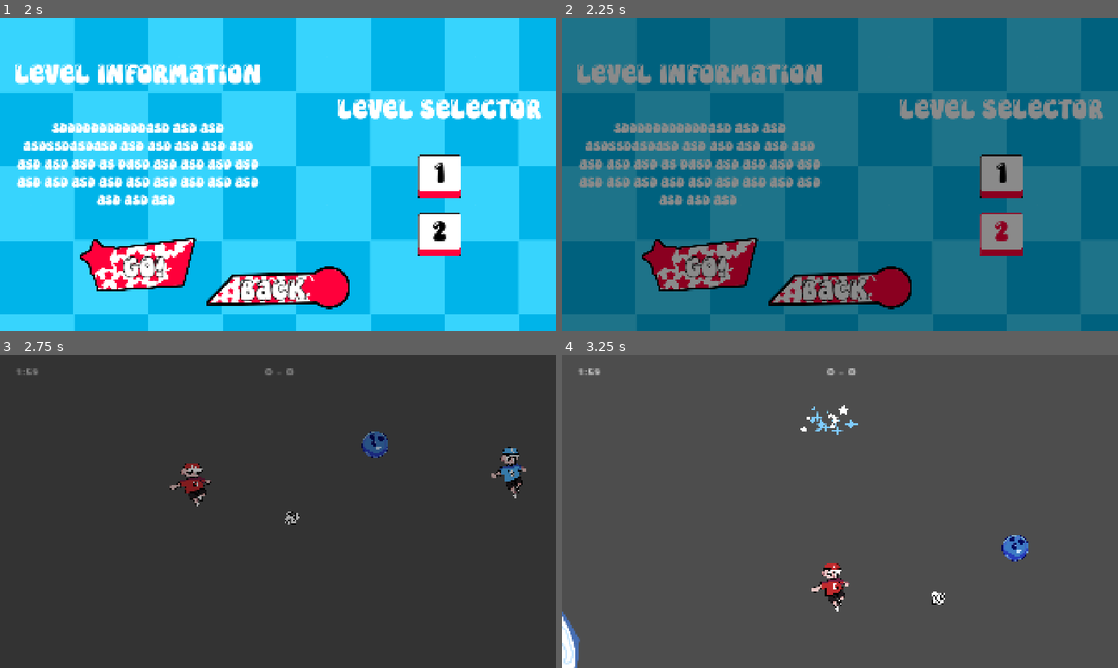
Above: before the commit, frames 1-4 (two rows, left to right).
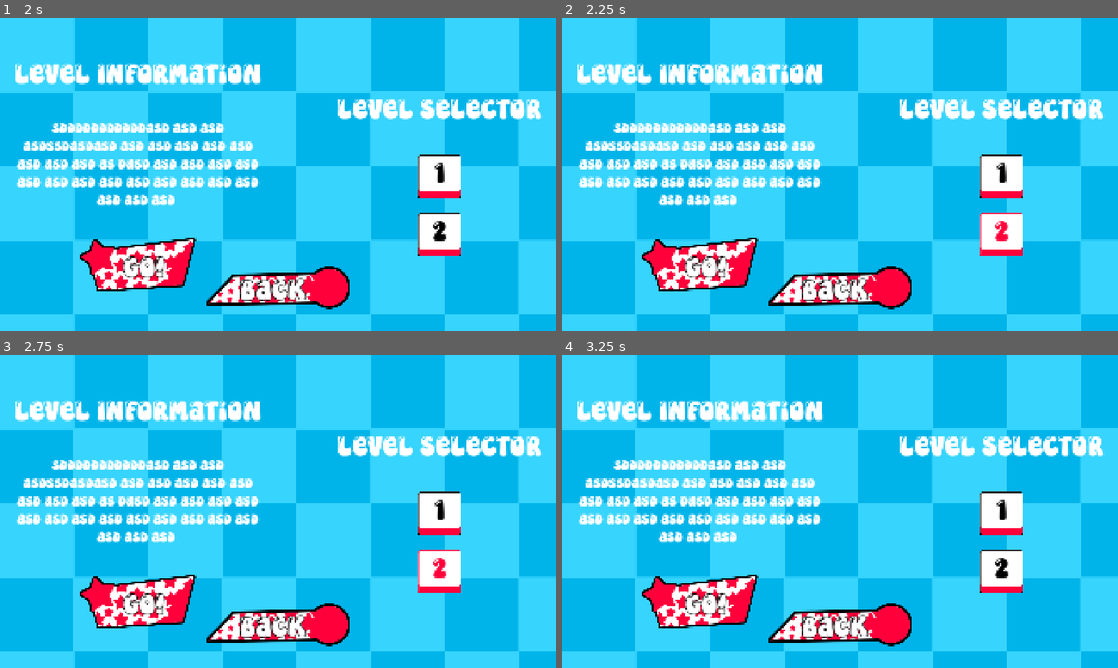
Above: after the commit, the same moments.

Repository: GuiDev-bit/Winter-Game-Jam
Game: Godot game, scene res://scenes/ui/main_menu.tscn
The game is run twice, just before and just after one commit, with the same random seed, the same clock (stepped at 60 frames per second) and the same inputs.
Inputs (mouse positions are in pixels of both pictures, inside the frame that each line leads up to):
- Up to frame 1 (2 s): click "Start" at 0.5 s; click "1" at 1.25 s
- Up to frame 2 (2.25 s): click "2" at 2 s
- Up to frame 3 (2.75 s): no input
- Up to frame 4 (3.25 s): click (701, 602) at 2.75 s, where only the run after the commit has a clickable "GO!"

Frame 1 is identical in both runs. In frame 2, 99% of the frame differs, in the area x 0-100%, y 0-100%; in frame 3, 100%; in frame 4, 100%.
Error after the commit: Invalid assignment of property or key 'text' with value of type 'String' on a base object of type 'null instance'. (res://script/ui/level_selector.gd:14)

Commit message:
what i have to doo xd

Diff:
--- a/project.godot
+++ b/project.godot
@@ -26,6 +26,7 @@
 
 GameManager="*res://script/manager/game_manager.gd"
 MatchManager="*uid://coaoeinnbyog8"
+Stormmanager="*uid://bvwlwgnqci2kr"
 AiManager="*uid://cnw0c8yukfane"
 LevelManager="*uid://tdhtb5yio6f6"
 AudioManager="*res://script/manager/audio_manager.gd"
--- a/scenes/ui/level_selector.tscn
+++ b/scenes/ui/level_selector.tscn
@@ -81,7 +81,7 @@
 text = "Level Information"
 horizontal_alignment = 1
 
-[node name="Label2" type="Label" parent="PanelContainer/MarginContainer/Level Info" unique_id=760927917]
+[node name="DesciptionLabel" type="Label" parent="PanelContainer/MarginContainer/Level Info" unique_id=760927917]
 layout_mode = 2
 theme_override_font_sizes/font_size = 50
 text = "sdddddddddddasd asd asd asdssdasdasd asd asd asd asd asd asd asd asd as dasd asd asd asd asd asd asd asd asd asd asd asd asd asd asd asd asd "
--- a/script/Ressources/level1.tres
+++ b/script/Ressources/level1.tres
@@ -5,5 +5,8 @@
 
 [resource]
 script = ExtResource("1_i3xlq")
+level_name = "Été"
+level_description = "Pas de tempête, parfait pour débuter !"
 map_scene = ExtResource("1_po2n0")
+max_storm_level = 0
 metadata/_custom_type_script = "uid://dftm4j2bj838b"
--- a/script/Ressources/level2.tres
+++ b/script/Ressources/level2.tres
@@ -5,7 +5,9 @@
 
 [resource]
 script = ExtResource("1_201j5")
-level_name = "Niveau 2"
+level_name = "Hiver"
+level_description = "La tempête arrive... bonne chance !"
 map_scene = ExtResource("1_57l3u")
+max_storm_level = 2
 canon_count = 1
 metadata/_custom_type_script = "uid://dftm4j2bj838b"
--- a/script/ball/ball.gd
+++ b/script/ball/ball.gd
@@ -51,7 +51,8 @@
 	# --- puissance adaptative selon l’angle vertical ---
 	var vertical_factor = abs(dir.y)  # 0 = horizontal, 1 = vertical
 	var adjusted_force = lerp(force, force * 0.55, vertical_factor)
-
+	# Applique le multiplicateur de tempête
+	adjusted_force *= Stormmanager.ball_force_multiplier
 	stop_ball_movement()
 	physics_material_override.bounce = 1.0
 	apply_impulse(dir * adjusted_force)
--- a/script/manager/LevelManager.gd
+++ b/script/manager/LevelManager.gd
@@ -7,6 +7,10 @@
 	current_level_data = level_data
 	# On change de scène pour charger la map définie dans la ressource
 	AiManager.enemies.clear()
+	# Configure le storm manager avec le niveau max autorisé
+	Stormmanager.setup(level_data.max_storm_level)
+	# Lance le jeu
+	GameManager.start_game()
 	Transition.change_scene_packed(level_data.map_scene)
 
 func _initialize_level_spawner():
--- a/script/manager/Stormmanager.gd
+++ b/script/manager/Stormmanager.gd
@@ -65,6 +65,7 @@
 			ball_force_multiplier = STORM_MULTIPLIER
 			print("Temps écoulé (", time_elapsed, "s) -> La tempête commence (STORM) !")
 		StormState.EXTREME:
+			ball_force_multiplier = EXTREME_MULTIPLIER
 			print("Temps écoulé (", time_elapsed, "s) -> C'est la fin du monde (EXTREME) !")
 
 	# On avertit tout le reste du jeu que la tempête a changé
--- a/script/ui/level_selector.gd
+++ b/script/ui/level_selector.gd
@@ -1,13 +1,17 @@
 extends Control
+
+@onready var description_label : Label = $DescriptionLabel  # adapte le chemin
 
 func _on_button_pressed() -> void:
 	GameManager.reset()
 	var level_data = load("res://script/Ressources/level1.tres")
+	description_label.text = level_data.level_name + "\n" + level_data.level_description
 	LevelManager.load_level(level_data)
 
 func _on_button_2_pressed() -> void:
 	GameManager.reset()
 	var level_data = load("res://script/Ressources/level2.tres")
+	description_label.text = level_data.level_name + "\n" + level_data.level_description
 	LevelManager.load_level(level_data)
 
 func _on_back_pressed() -> void:
Binary file added: assets/hud/icon/D.png
Not shown, added: assets/hud/icon/D.png.import
Binary file added: assets/hud/icon/Q.png
Not shown, added: assets/hud/icon/Q.png.import
Binary file added: assets/hud/icon/Z.png
Not shown, added: assets/hud/icon/Z.png.import
Binary file added: assets/hud/icon/clic_droit.png
Not shown, added: assets/hud/icon/clic_droit.png.import
Binary file added: assets/hud/icon/clic_gauche.png
Not shown, added: assets/hud/icon/clic_gauche.png.import
Not shown: 1 places in scenes/ui/level_selector.tscn that only renumber resources
